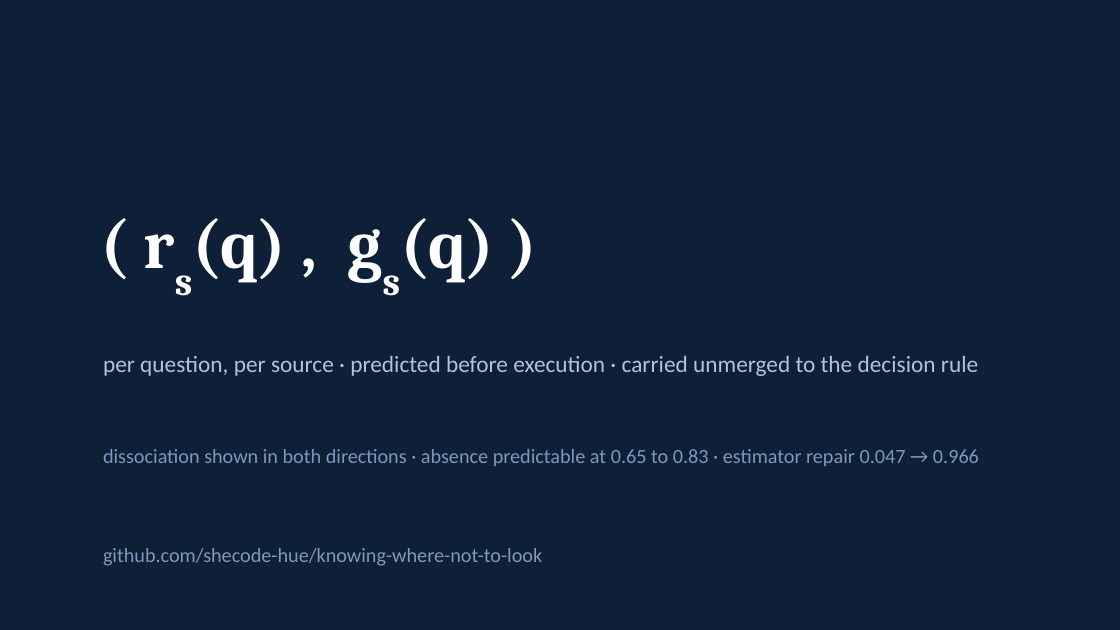
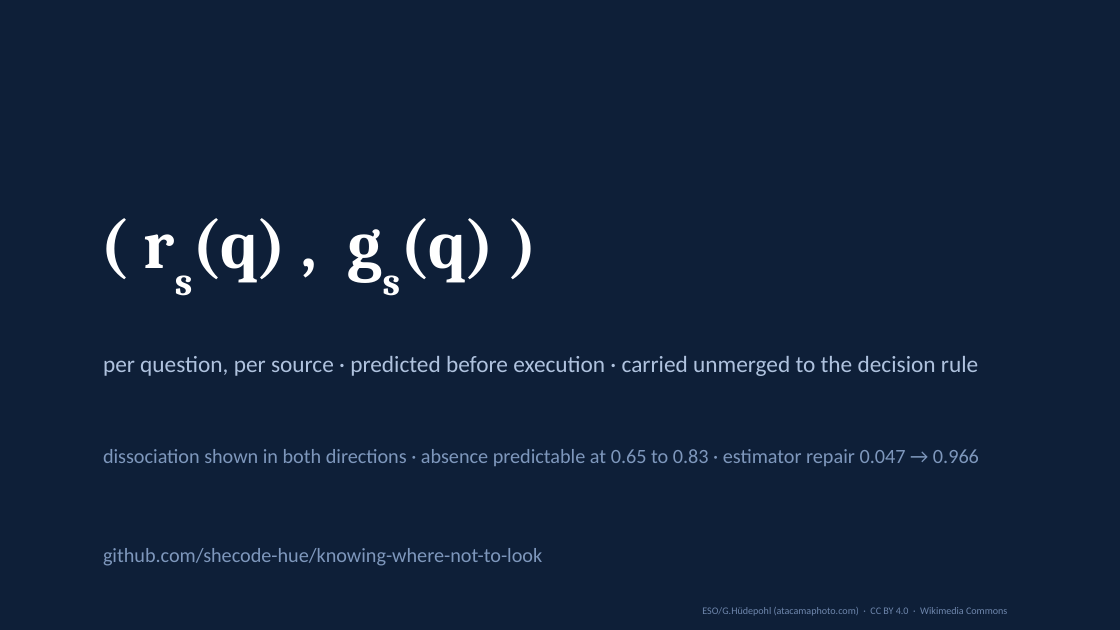
Before and after one commit to shecode-hue/knowing-where-not-to-look, a slide deck: slide 12 of presentation/knowing_where_not_to_look.pptx. Drawn at 1120x630 pixels with LibreOffice and Linux fonts; fonts in the diff are those of the drawing; background and template pictures are left out. Boxes give left, top, right and bottom in pixels: in the first picture for what was removed or moved away, otherwise in the second. Text is boxed around its words. In the diff, an @@ line names an element or a change of style, - is before the commit and + after.

Commit message:
Photographs on the three type slides, licenses verified in code
fetch_images.py queries the Wikimedia Commons API, keeps only PD, CC0,
CC BY or CC BY-SA candidates at 1600px or wider, verifies each download
with PIL, and records artist and license in credits.json. The build
mounts each photo full-bleed under a deep-navy overlay and sets the
credit on-slide at 6.5pt. The previewer learned cover-cropping and
alpha overlays so the effect was judged from pixels.

```diff
--- a/presentation/knowing_where_not_to_look.pptx
+++ b/presentation/knowing_where_not_to_look.pptx
@@ rectangle added at (0,0,1120,629), fill #0E1F38 at 78% opacity @@
@@ text added at (702,607,1007,616), 6.5 pt, text #6E86AC @@
+ESO/G.Hüdepohl (atacamaphoto.com) · CC BY 4.0 · Wikimedia Commons
```
Also in this commit, not shown: 2 other slides changed, 7 other files.
